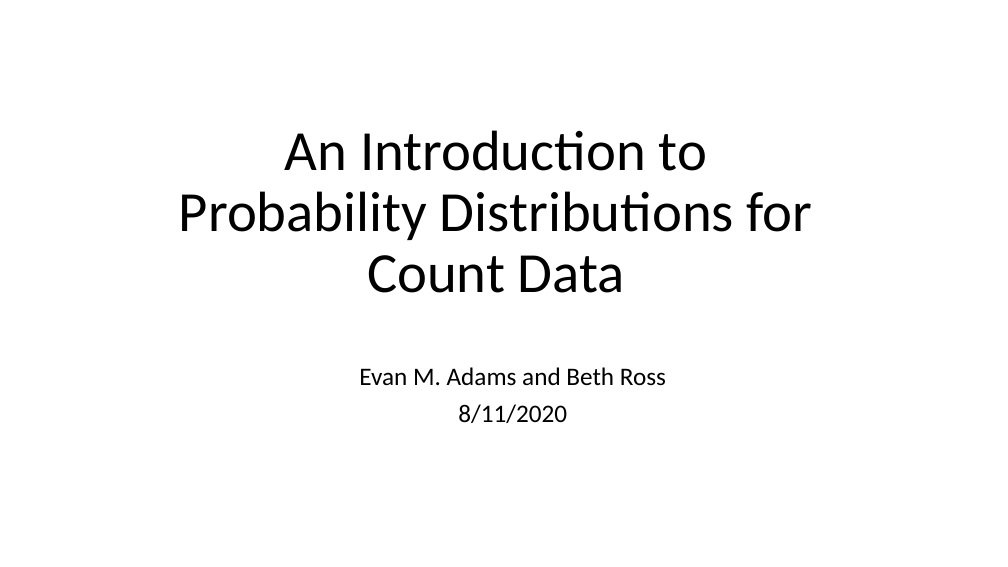
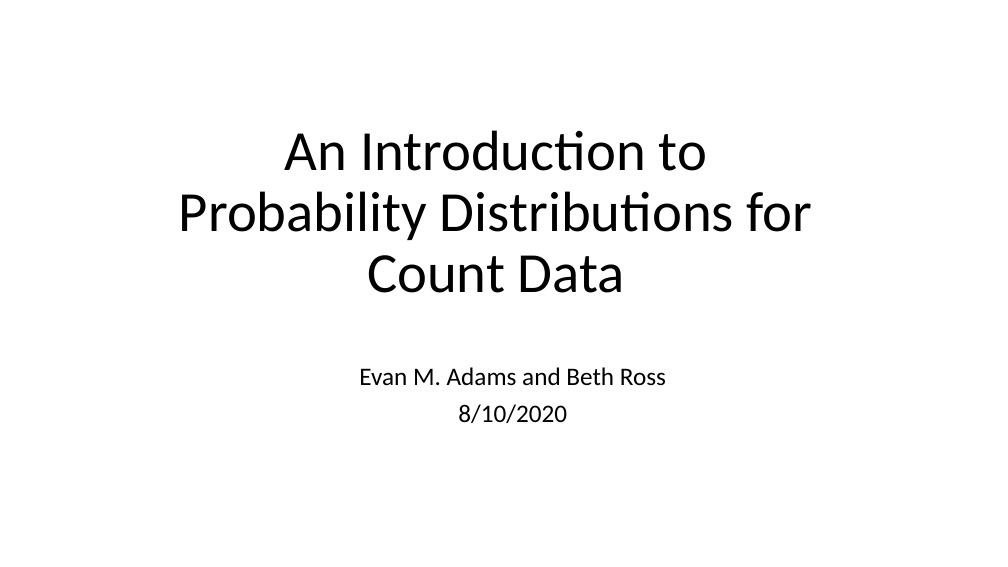
Before and after one commit to evanmadams/NAOC2020-Count-Data-Workshop, a slide deck: slide 1 of lessons/An Introduction to probability distributions.pptx. Drawn at 1008x567 pixels with LibreOffice and Linux fonts; fonts in the diff are those of the drawing. Boxes give left, top, right and bottom in pixels: in the first picture for what was removed or moved away, otherwise in the second. Text is boxed around its words. In the diff, an @@ line names an element or a change of style, - is before the commit and + after.

```diff
--- a/lessons/An Introduction to probability distributions.pptx
+++ b/lessons/An Introduction to probability distributions.pptx
@@ subtitle at bbox=[458, 404, 567, 423]: text changed @@
-8/11/2020
+8/10/2020
```
Also in this commit, not shown: 2 other files.
